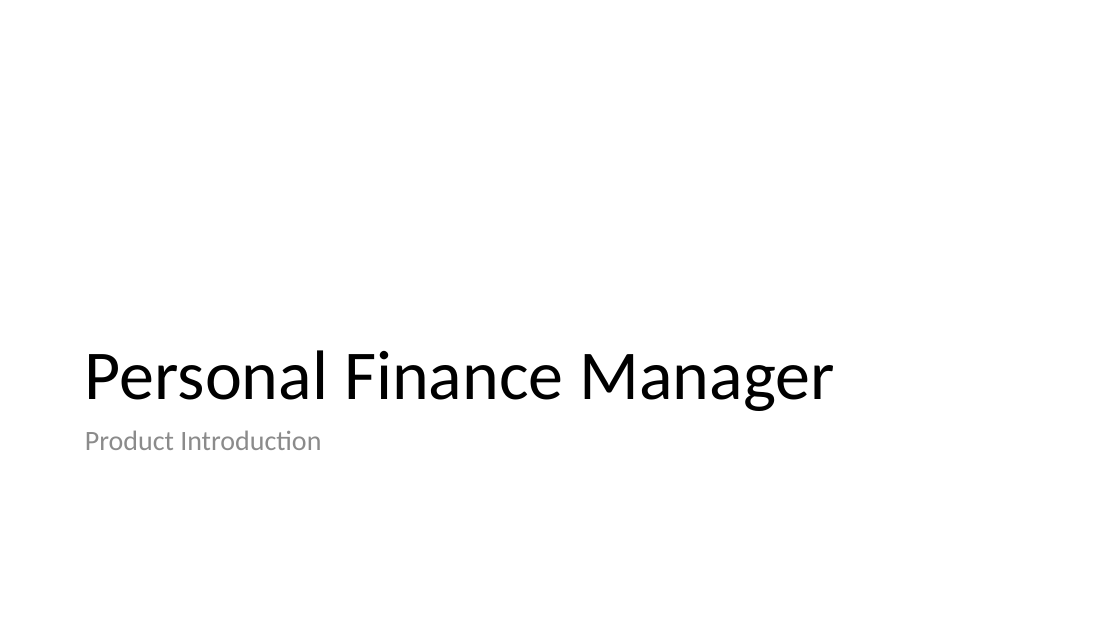
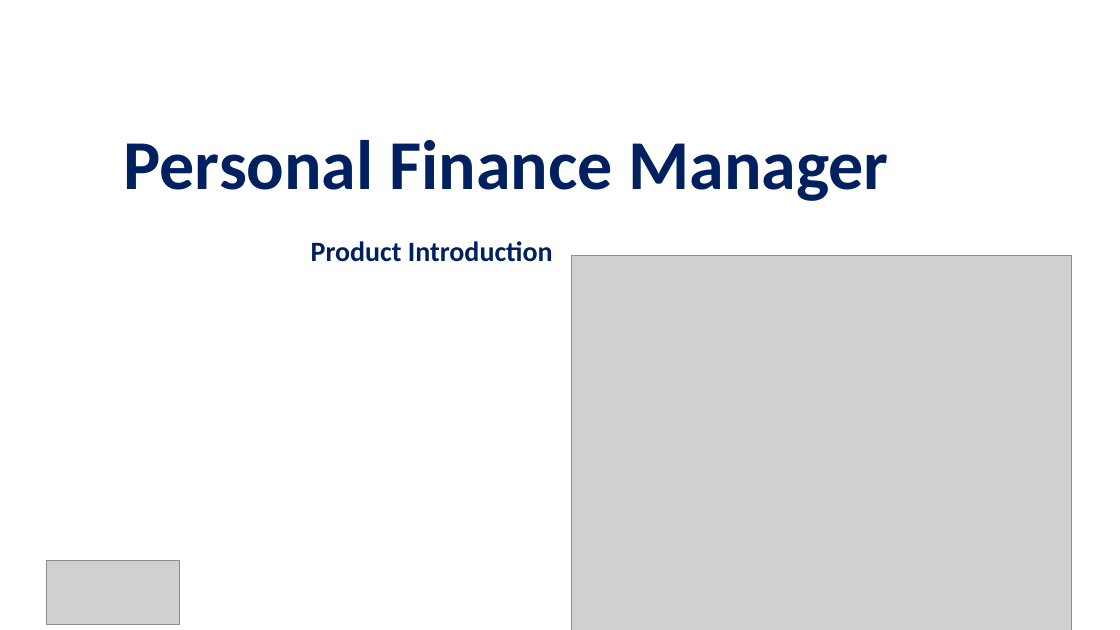
Before and after one commit to AitrichAcademyMeanStack/personal-finance-manager-workshop-ppts, a slide deck: slide 6 of WORKSHOP_INTRO/mean-finance-manager-workshop-intro.pptx. Drawn at 1120x630 pixels with LibreOffice and Linux fonts; fonts in the diff are those of the drawing; grey boxes stand for pictures. Boxes give left, top, right and bottom in pixels: in the first picture for what was removed or moved away, otherwise in the second. Text is boxed around its words. In the diff, an @@ line names an element or a change of style, - is before the commit and + after.

```diff
--- a/WORKSHOP_INTRO/mean-finance-manager-workshop-intro.pptx
+++ b/WORKSHOP_INTRO/mean-finance-manager-workshop-intro.pptx
@@ title "Personal Finance Manager": place and size @@
-title "Personal Finance Manager" at [85,350,834,411]
+title "Personal Finance Manager" at [124,140,889,201]
@@ title "Personal Finance Manager" at [124,140,889,201]: text colour #000000 to #002060, bold on @@
@@ text "Product Introduction": place and size @@
-text "Product Introduction" at [85,430,321,450]
+text "Product Introduction" at [311,241,553,262]
@@ text "Product Introduction" at [311,241,553,262]: text colour #8C8C8C to #002060, bold on @@
@@ picture added at [572,255,1072,630] @@
@@ picture added at [46,561,180,624] @@
```
Also in this commit, not shown: 12 other slides changed, 1 other file.
